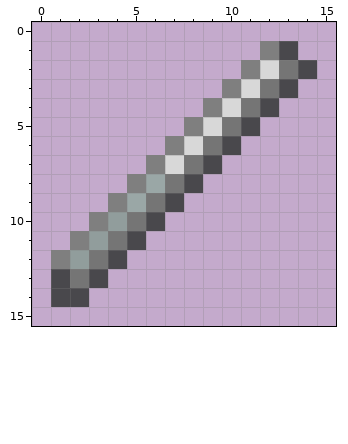
Edited in one commit: pixel-art sprite (resources/contenttweaker/textures/items/rodEnderium.png). The picture above is the old version.
The file is 16x16 pixels. Colours within 5 levels of each other are drawn and written as one.
Once edited:
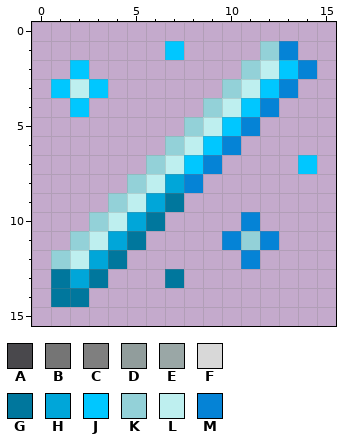
Palette (. is transparent): A #49484c  B #757575  C #7f7f7f  D #919d9c  E #9aa7a6  F #d8d8d8  G #00779d  H #00a6d9  J #00c7ff  K #93d1d8  L #beefef  M #0583d6
What changed:
Changed rows in their new state; - is an unchanged pixel.
first column x 1:
 1 ------J----KM-
 2 -J--------KLJM
 3 JLJ------KLJM-
 4 -J------KLJM--
 5 -------KLJM---
 6 ------KLJM----
 7 -----KLJM----J
 8 ----KLHM------
 9 ---KLHG-------
10 --KLHG----M---
11 -KLHG----MKM--
12 KLHG------M---
13 GHG---G-------
14 GG------------
Where, in picture pixels (left, top, right, bottom), the same in both pictures:
changed: (51, 41, 317, 307)
